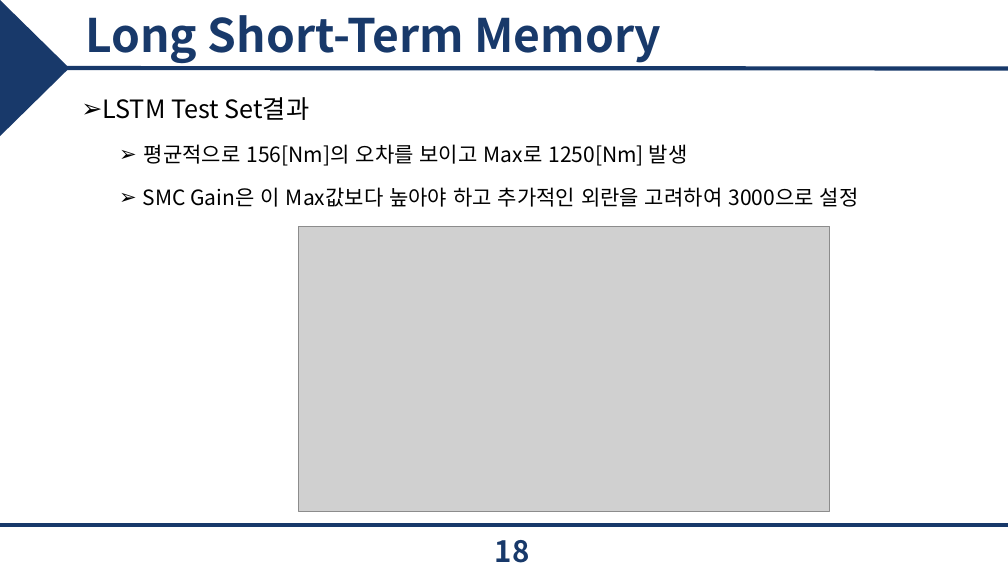
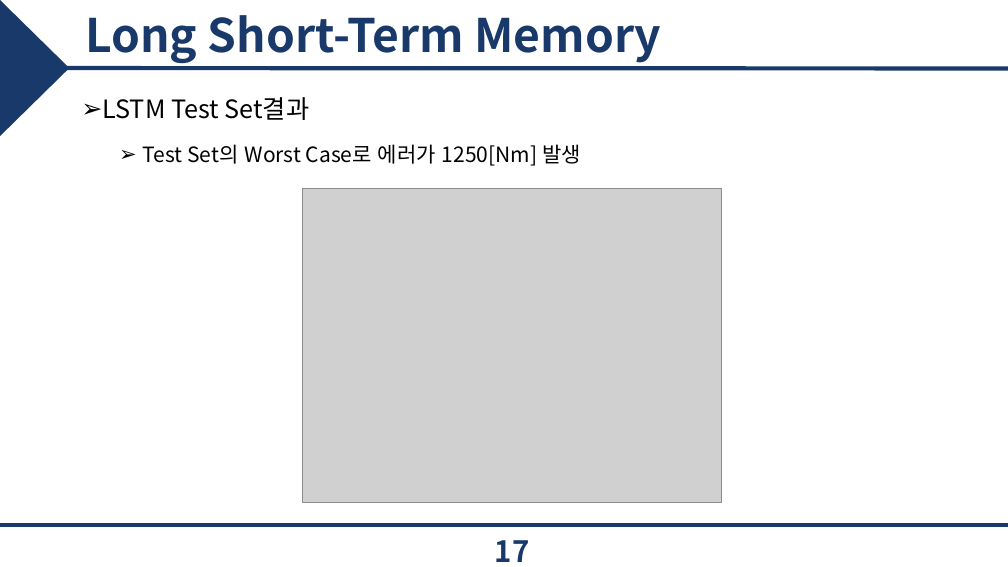
Before and after one commit to epoxx-arch/Torque_vectoringthesis, a slide deck: slide 17 of 졸업 논문/JCCI 발표.pptx (slide 18 before the commit). Drawn at 1008x567 pixels with LibreOffice and Linux fonts; fonts in the diff are those of the drawing; grey boxes stand for pictures; background and template pictures are left out. Boxes give left, top, right and bottom in pixels: in the first picture for what was removed or moved away, otherwise in the second. Text is boxed around its words. In the diff, an @@ line names an element or a change of style, - is before the commit and + after.

```diff
--- a/졸업 논문/JCCI 발표.pptx
+++ b/졸업 논문/JCCI 발표.pptx
@@ text at (143, 144, 581, 166): text changed @@
-  ➢ 평균적으로 156[Nm]의 오차를 보이고 Max로 1250[Nm] 발생
-  ➢ SMC Gain은 이 Max값보다 높아야 하고 추가적인 외란을 고려하여 3000으로 설정
+  ➢ Test Set의 Worst Case로 에러가 1250[Nm] 발생
@@ picture: place and size @@
-picture at (299, 226, 830, 511)
+picture at (302, 188, 721, 503)
@@ page number at (495, 540, 530, 562): text changed @@
-18
+17
```
Also in this commit, not shown: 10 other slides changed, 3 slides added, 2 slides removed, 30 other files.
